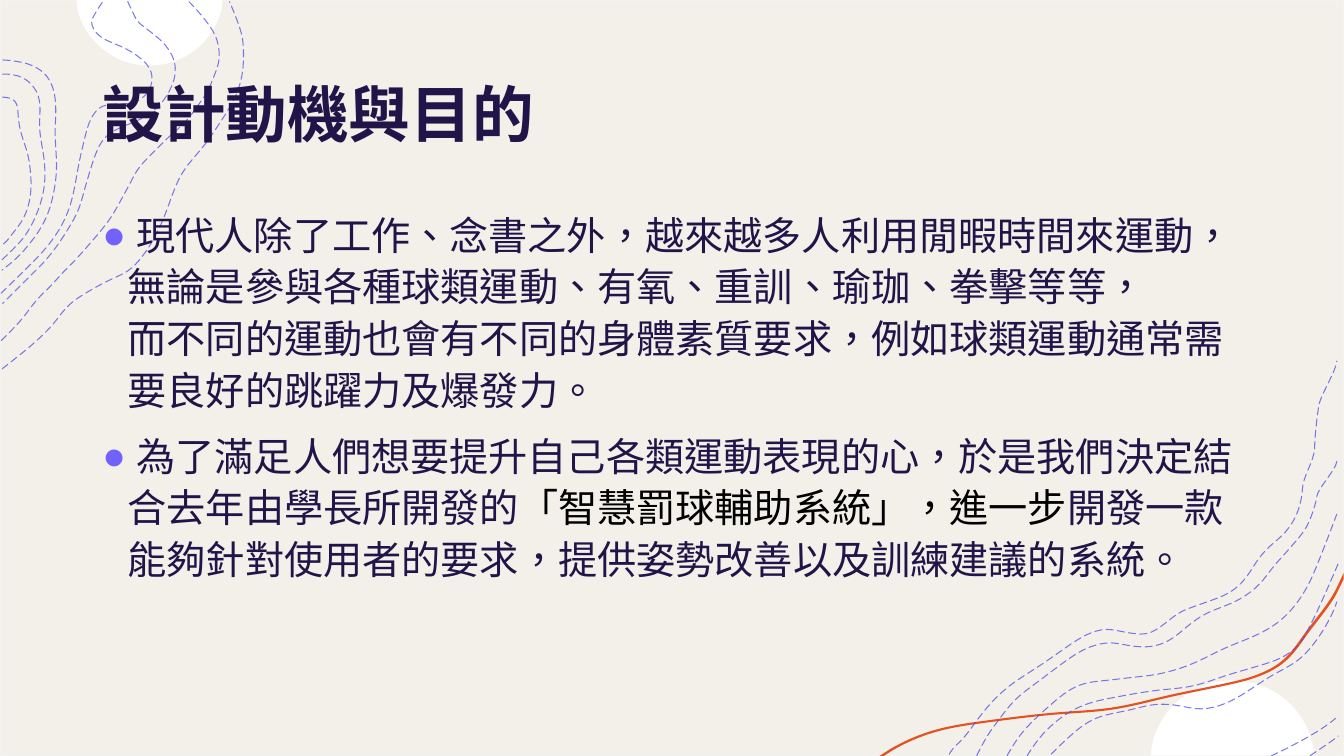
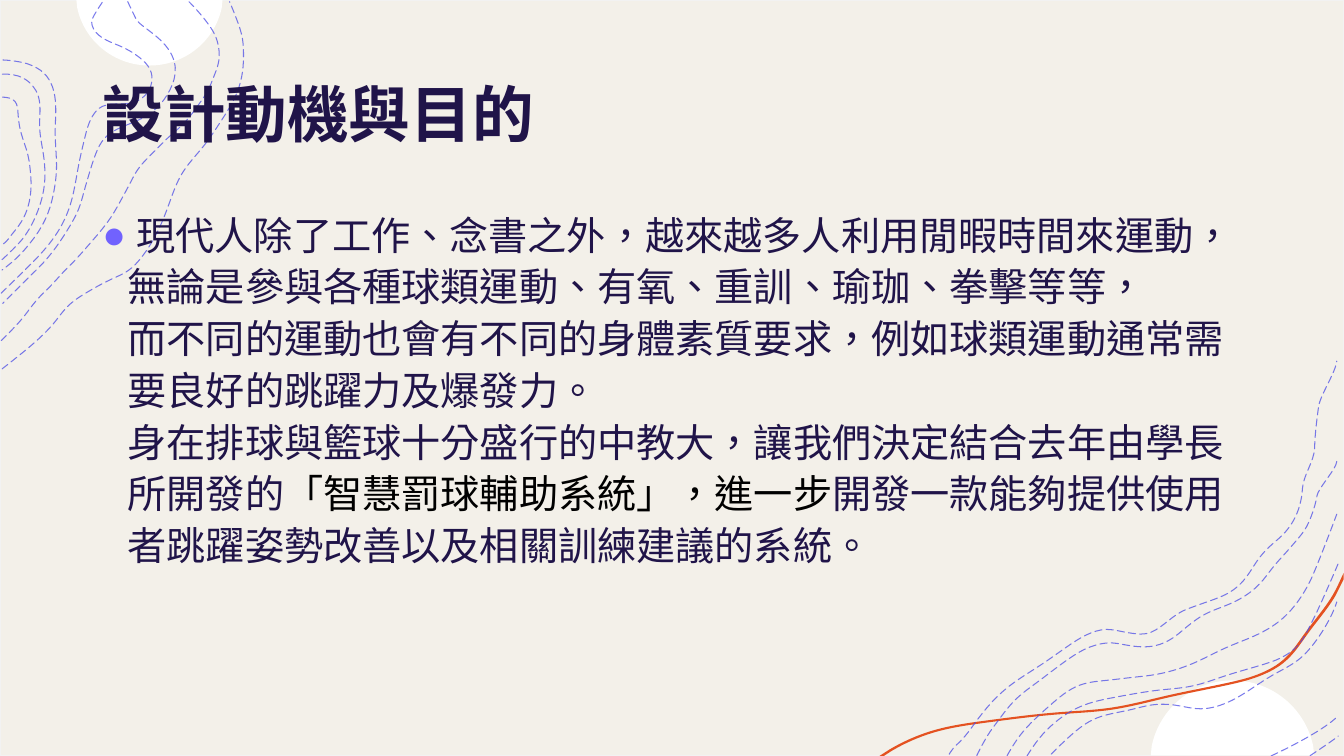
Before and after one commit to mizulun/seatpose-system, a slide deck: slide 3 of 提升運動表現輔助系統.pptx. Drawn at 1344x756 pixels with LibreOffice and Linux fonts; fonts in the diff are those of the drawing. Boxes give left, top, right and bottom in pixels: in the first picture for what was removed or moved away, otherwise in the second. Text is boxed around its words. In the diff, an @@ line names an element or a change of style, - is before the commit and + after.

```diff
--- a/提升運動表現輔助系統.pptx
+++ b/提升運動表現輔助系統.pptx
@@ text at (x1=128, y1=210, x2=1232, y2=564): text changed @@
-● 現代人除了工作、念書之外，越來越多人利用閒暇時間來運動，無論是參與各種球類運動、有氧、重訓、瑜珈、拳擊等等，
-  而不同的運動也會有不同的身體素質要求，例如球類運動通常需要良好的跳躍力及爆發力。
-● 為了滿足人們想要提升自己各類運動表現的心，於是我們決定結合去年由學長所開發的「智慧罰球輔助系統」，進一步開發一款能夠針對使用者的要求，提供姿勢改善以及訓練建議的系統。
+● 現代人除了工作、念書之外，越來越多人利用閒暇時間來運動，無論是參與各種球類運動、有氧、重訓、瑜珈、拳擊等等，
+  而不同的運動也會有不同的身體素質要求，例如球類運動通常需要良好的跳躍力及爆發力。
+  身在排球與籃球十分盛行的中教大，讓我們決定結合去年由學長所開發的「智慧罰球輔助系統」，進一步開發一款能夠提供使用者跳躍姿勢改善以及相關訓練建議的系統。
```
Also in this commit, not shown: 5 other slides changed, 2 slides added.
